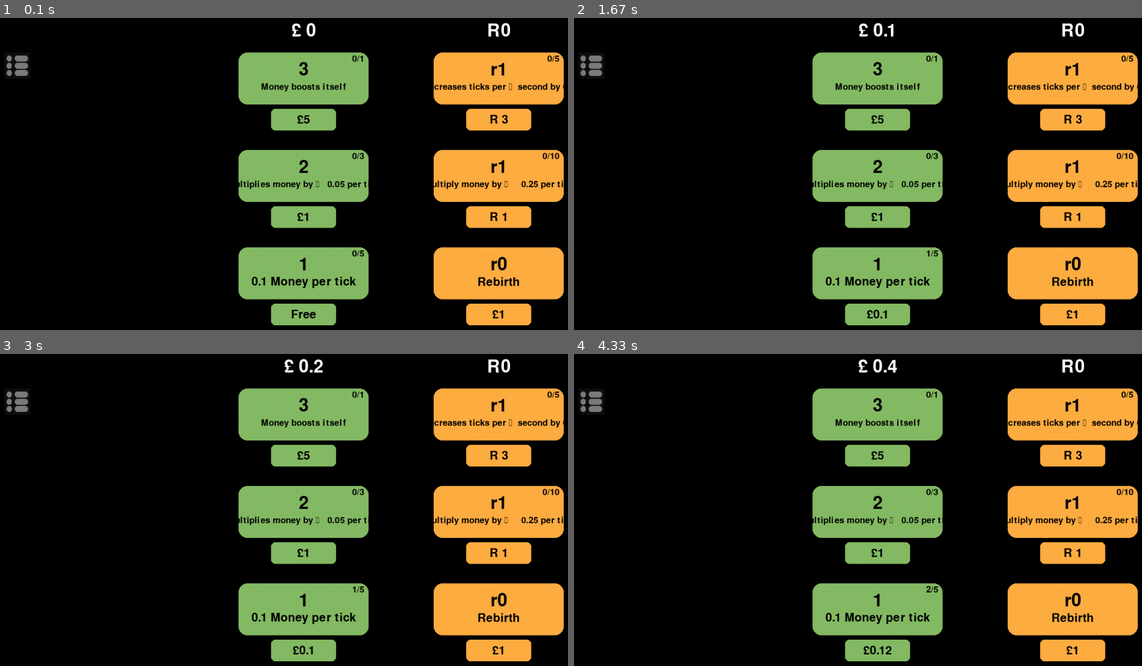
Above: before the commit, frames 1-4 (two rows, left to right).
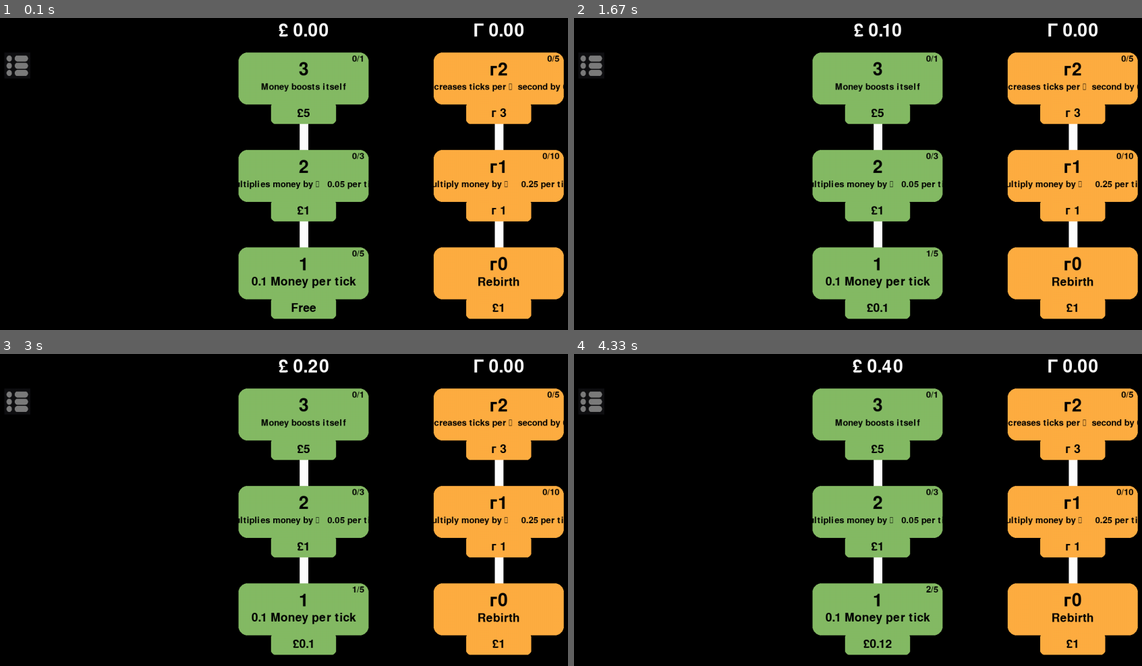
Above: after the commit, the same moments.

Repository: The-Anti/Pygame-Project
Game: pygame game, started from Project/Project.py
Two runs of this game, one before a commit and one after it. Both use one fixed random seed, a clock stepped at 60 frames per second and the inputs below.
Inputs:
- Up to frame 1 (0.1 s): no input
- Up to frame 2 (1.67 s): click "1" at 0.38 s
- Up to frame 3 (3 s): no input
- Up to frame 4 (4.33 s): click "1" at 3.22 s

The runs differ from the first frame. In frame 1, 4.1% of the frame differs, in the area x 47-94%, y 1-99%; in frame 2, 4.1%; in frame 3, 4.1%; in frame 4, 4.1%.

Commit message:
Update Project.py

Diff:
--- a/Project/Project.py
+++ b/Project/Project.py
@@ -3,11 +3,31 @@
 import math
 import threading
 import time
+import sqlite3
 
 width = 1400
 height = 800
 
 pygame.init()
+
+#abbreviating the money
+millnames = ['',' k',' M',' B',' T',' Qa', ' Qn', ' Sx', ' Sp', ' Oc', ' No', ' De', ' UDe', ' DDe', ' TDe', ' QaDe', ' QnDe', ' SxDe', ' SpDe', ' ODe', ' NDe'
+             ,' Vg', ' UVg', ' DVg', ' TVg', ' QaVg', ' QnVg', ' SxVg', ' SpVg', ' OVg', ' NVg', 'Tg']
+
+#i have no clue what happens here but it works so :D
+def millify(n):
+    n = float(n)
+    if n == float('inf'):
+        return n
+    else:
+        millidx = max(0,min(len(millnames)-1,
+                        int(math.floor(0 if n == 0 else math.log10(abs(n))/3))))
+    if n < 1000:    #Just checks if the number is above 1 thousand, if it is then just display to 1dp instead of 2
+        return '{:.2f}{}'.format(n / 10**(3 * millidx), millnames[millidx])
+    else:
+        return '{:.1f}{}'.format(n / 10**(3 * millidx), millnames[millidx])
+
+
 
 #Setting up the important stuff
 screen = pygame.display.set_mode((width, height))
@@ -75,11 +95,18 @@
         self.upgradeCountRect = self.upgradeCount.get_rect(topright = (self.button.centerx+140, self.button.centery-55))
         screen.blit(self.upgradeCount, self.upgradeCountRect)
 
+    def get_center(self):
+        return self.button.center
+
+    def link(self,y):
+        pygame.draw.line(screen, (255,255,255), self.button.center, y.get_center(), 20)
+
+
     def draw_price(self,colour):     #Setting up the price box
         pHeight = 50                        #All the variables to set up the price rect.
         pWidth = self.button.width / 2
         pLeft = self.button.centerx - pWidth / 2
-        pTop = self.button.bottom + 10  #(MAKE SURE ITS NOT A TUPLE!!!)
+        pTop = self.button.bottom - 5  #(MAKE SURE ITS NOT A TUPLE!!!)
         self.priceBox = pygame.rect.Rect(pLeft, pTop, pWidth, pHeight)      #Setting up price rect
         pygame.draw.rect(screen, colour, self.priceBox, border_radius = 10) #drawing the price rect
 
@@ -149,7 +176,7 @@
 #-------------------------------------------------------------------------------
 class UIbutton(button):
     def __init__(self, bWidth, bHeight, left, top):
-        super().__init__(bWidth, bHeight, left, top, number='',type='',int=0, price='', clicks=0) #Setting up the button
+        super().__init__(bWidth, bHeight, left, top, number='',type='',int=0, price=0, clicks=0) #Setting up the button
 
     def draw_UIbutton(self, image):
         pygame.draw.rect(screen, (255,255,255), self.button, border_radius=5) #Draws the button
@@ -180,7 +207,7 @@
         global rebirths
         if self.type == 'rebirth':  #If its the rebirth button
             if money / self.price >= 0.5:         #if you have enough for the rebirth
-                self.rebirthCount = subberText.render(f'{round(pow((money/self.price), 0.95),2)}', True, 'BLACK')       #displays how much you will get from it
+                self.rebirthCount = subberText.render(f'{millify(pow((money/self.price), 0.95))}', True, 'BLACK')       #displays how much you will get from it
                 self.rebirthCountRect = self.rebirthCount.get_rect(topright = (self.button.centerx+140, self.button.centery-55))
                 screen.blit(self.rebirthCount, self.rebirthCountRect)
         else:   #if its a rebirth upgrade button
@@ -192,7 +219,7 @@
         pHeight = 50                        #All the variables to set up the price rect.
         pWidth = self.button.width / 2
         pLeft = self.button.centerx - pWidth / 2
-        pTop = self.button.bottom + 10  #(MAKE SURE ITS NOT A TUPLE!!!)
+        pTop = self.button.bottom - 5  #(MAKE SURE ITS NOT A TUPLE!!!)
         self.priceBox = pygame.rect.Rect(pLeft, pTop, pWidth, pHeight)      #Setting up price rect
         pygame.draw.rect(screen, colour, self.priceBox, border_radius = 10) #drawing the price rect
 
@@ -203,7 +230,7 @@
         elif self.type == 'rebirth':
             self.display_subtext = subText.render(f'£{self.price}', True, (0,0,0))   #Have it show you can buy it with money if its the rebirth button
         else:
-            self.display_subtext = subText.render(f'R {self.price}', True, (0,0,0))   #Show you have to spend rebirth tokens to buy it
+            self.display_subtext = subText.render(f'г {self.price}', True, (0,0,0))   #Show you have to spend rebirth tokens to buy it Ӷ
         self.priceText_rect = self.display_subtext.get_rect(center=(self.priceBox.centerx, self.priceBox.centery))  #setting up the position of the price text
         screen.blit(self.display_subtext, self.priceText_rect)  #drawing the price text
 
@@ -259,8 +286,7 @@
 
 
 #-------------------------------------------------------------------------------
-
-
+#-------------------------------------------------------------------------------
 
 def b1Func(curPrice, click):
     if click == 1:
@@ -288,7 +314,7 @@
     else:
         return curp * 1.05
 
-
+#-------------------------------------------------------------------------------
 
 #BUTTONS WILL GO HERE
 #BUTTON VARIABLES ([Width], [Height], [Left], [Top], [Button number], [Type], [Value], [Price], [Clicks], [Price function (default = None)])
@@ -299,15 +325,15 @@
 moneyUp2 = button(300,120,550,325,2,'mult',0.05,1,3, price_func=b2Func)       #Don't forget to THREAD EACH BUTTON
 moneyUp3 = button(300,120,550,100,3,'exp',0.02,5,1)            #And to ADD THE CLICK DETECTION AND DRAW THE BUTTON IN THE WHILE LOOP
 
-#Class for buttons
+#list for buttons
 moneyButtons = [moneyUp1, moneyUp2, moneyUp3]
 
-#REBIRTH BUTTONS
-rebirthButton = rButton(300,120,1000,550,'r0','rebirth',0,1,2)
-rebirth1 = rButton(300,120,1000,325,'r1','mult',0.25,1,10,price_func=default)
-rebirth2 = rButton(300,120,1000,100,'r1','tick',100,3,5,price_func=default)
-
-#Class for rebirth buttons
+#REBIRTH BUTTONS ᒥ
+rebirthButton = rButton(300,120,1000,550,'г0','rebirth',0,1,2)
+rebirth1 = rButton(300,120,1000,325,'г1','mult',0.25,1,10,price_func=default)
+rebirth2 = rButton(300,120,1000,100,'г2','tick',100,3,5,price_func=default)
+
+#list for rebirth buttons
 rebirthButtons = [rebirth1, rebirth2]
 
 #UI BUTTONS
@@ -342,24 +368,37 @@
             #ALL CLICK DETECTION WILL GO HERE
             #-------------------------------------------------------------------------------
             menuButton.clickDetection()
+
             for i in moneyButtons:
                 i.clickDetection()
+
             for i in rebirthButtons:
                 i.clickDetection()
+
             rebirthButton.clickDetection()
             #-------------------------------------------------------------------------------
+
     #Making the money visible on the screen
-    moneyText = text.render(f'£ {round(money,2)}', True, 'WHITE')   #Shows the value of the money (and rounds it to two decimal places)
+    moneyText = text.render(f'£ {millify(money)}', True, 'WHITE')   #Shows the value of the money (and rounds it to two decimal places)
     moneyTextRect = moneyText.get_rect(center=(width/2,50))     #Positions the money at the top middle of the screen
     screen.blit(moneyText,moneyTextRect)    #Draws it onto the screen (keep in the while loop to constantly update it)
 
     #Making rebirths visble on the screen
-    rebirthText = text.render(f'R{round(rebirths,2)}', True, 'WHITE')   #Shows the value of the money (and rounds it to two decimal places)
+    rebirthText = text.render(f'Г {millify(rebirths)}', True, 'WHITE')   #Shows the value of the money (and rounds it to two decimal places) Ӷ
     rebirthTextRect = rebirthText.get_rect(center=(moneyTextRect.centerx + 450,50))     #Positions the money at the top middle of the screen
     screen.blit(rebirthText,rebirthTextRect)    #Draws it onto the screen (keep in the while loop to constantly update it)
 
     menuButton.draw_UIbutton(tinted_image_button)   #Draws the Menu Tab button to the screen
 
+    #linking money buttons
+    moneyUp1.link(moneyUp2)
+    moneyUp2.link(moneyUp3)
+
+    #linking rebirth buttons
+    rebirthButton.link(rebirth1)
+    rebirth1.link(rebirth2)
+
+    #Drawing money upgrade buttons
     moneyUp1.draw_button('0.1 Money per tick', moneyGreen, subText)   #Draws the buttons onto the screen ([description], [colour], [text size])
     moneyUp2.draw_button('Multiplies money by \n   0.05 per tick', moneyGreen, subberText)
     moneyUp3.draw_button('Money boosts itself', moneyGreen, subberText)
@@ -368,6 +407,5 @@
     rebirth1.draw_button('Multiply money by \n     0.25 per tick', rebirthYellow, subberText)
     rebirth2.draw_button('Decreases ticks per \n  second by 0.1', rebirthYellow, subberText)
 
-
     pygame.display.update()
     clock.tick(60)
